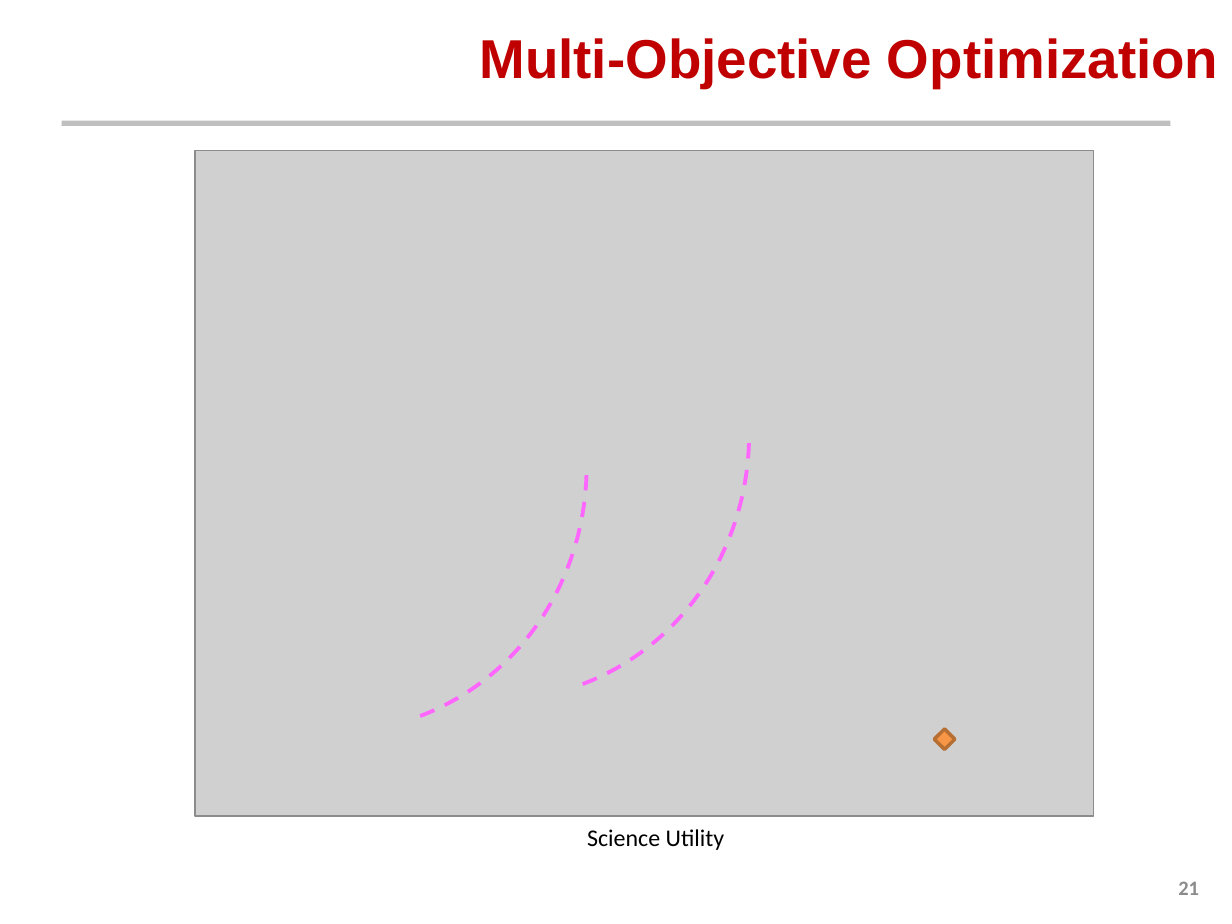
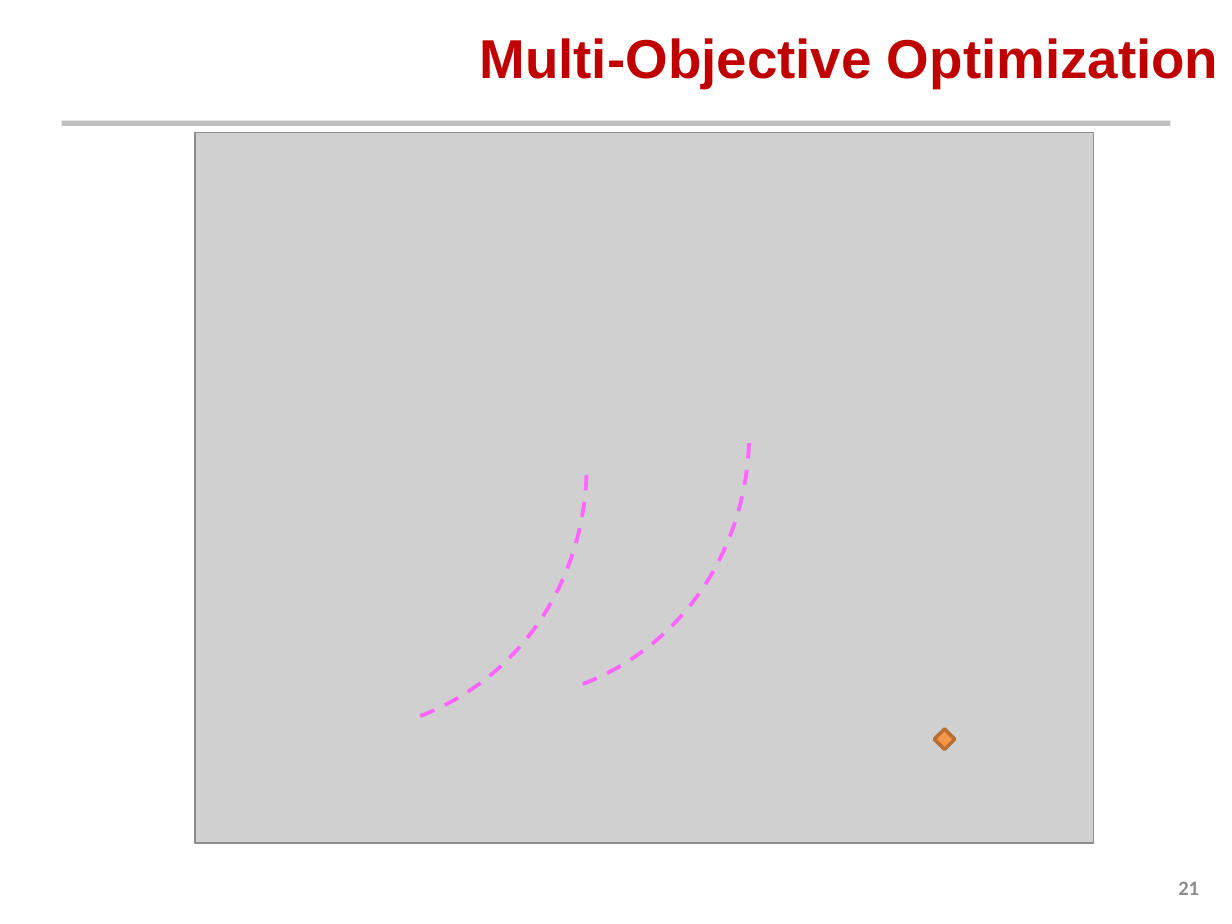
Before and after one commit to AeroSigma/Mars2040, a slide deck: slide 21 of MSDO/Assignment5/Mars 2040 Optimization Presentation.pptx. Drawn at 1232x924 pixels with LibreOffice and Linux fonts; fonts in the diff are those of the drawing; grey boxes stand for pictures; background and template pictures are left out. Boxes give left, top, right and bottom in pixels: in the first picture for what was removed or moved away, otherwise in the second. Text is boxed around its words. In the diff, an @@ line names an element or a change of style, - is before the commit and + after.

```diff
--- a/MSDO/Assignment5/Mars 2040 Optimization Presentation.pptx
+++ b/MSDO/Assignment5/Mars 2040 Optimization Presentation.pptx
@@ picture: place and size @@
-picture at box(195, 150, 1093, 816)
+picture at box(195, 132, 1093, 843)
@@ text removed at box(587, 829, 725, 850) @@
-Science Utility
```
Also in this commit, not shown: 2 other slides changed, 4 other files.
